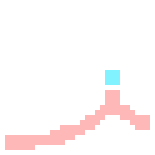
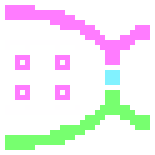
Before/after of a w=155, h=155 layered artwork. What changed in the layer stack:
added layer "Smart Aim" in group "Icons" over [15, 55, 70, 100]
hid "G Crossed Out" over [15, 55, 70, 100]
showed "Lower Chromatid, Green" over [5, 90, 150, 150]
hid "Lower Chromatid, Light Red" over [5, 90, 150, 150]
added layer "Upper Chromatid, Purple" in group "Upper Chromatids" over [5, 5, 150, 65]
hid "Upper Chromatid, White" over [5, 5, 150, 65]
